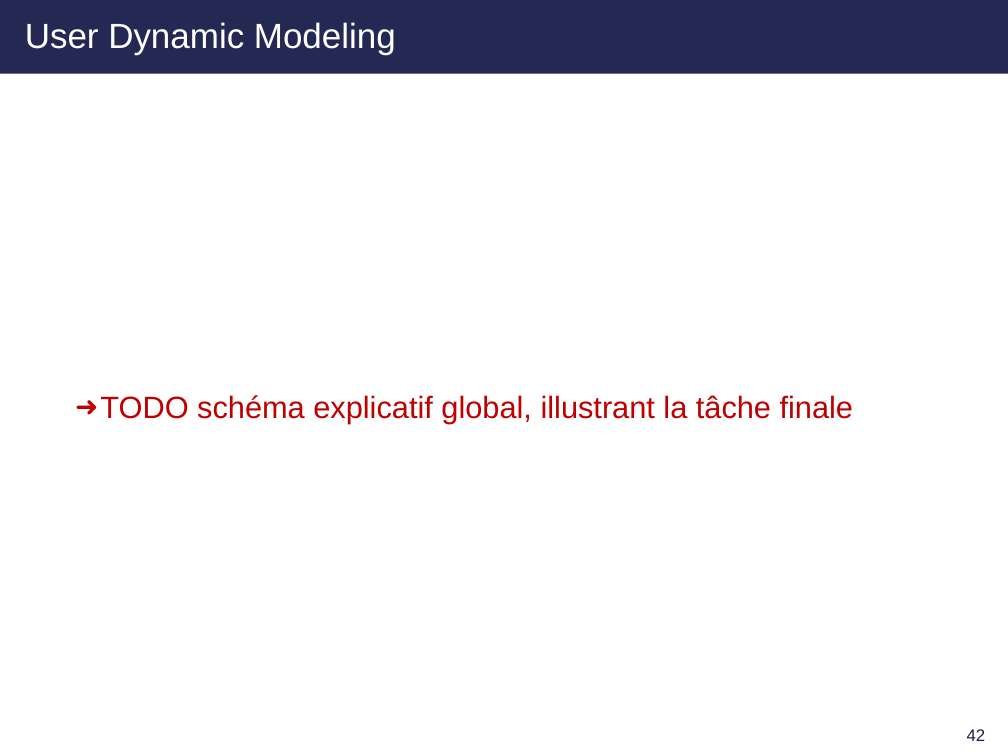
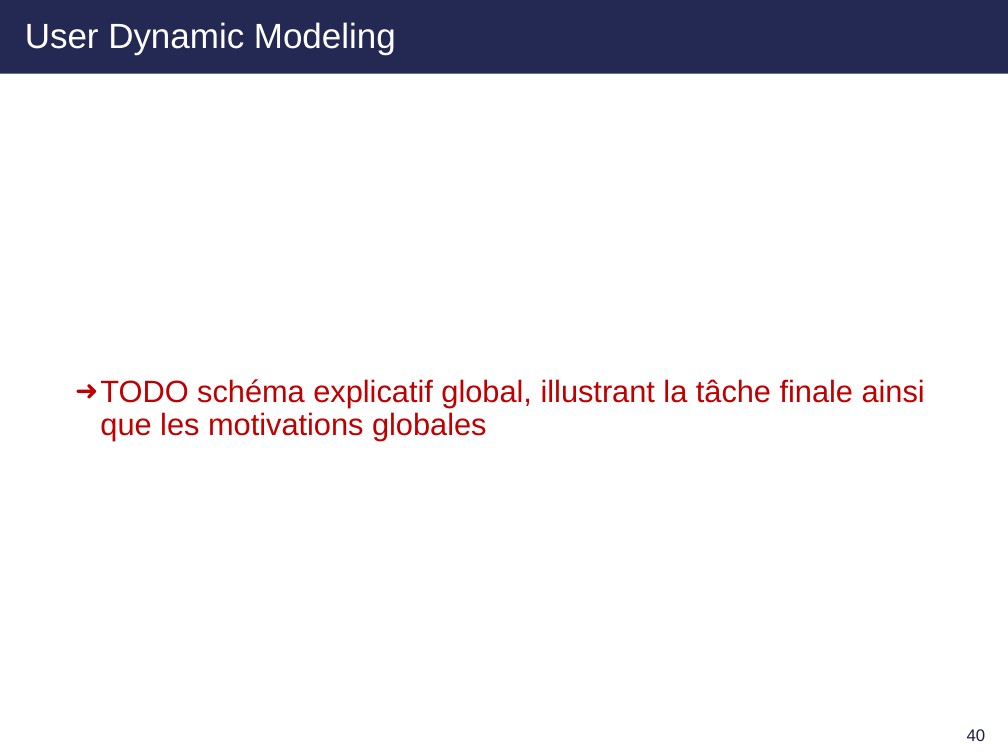
Before and after one commit to clara-gdef/defense, a slide deck: slide 41 of defense.pptx (slide 43 before the commit). Drawn at 1008x756 pixels with LibreOffice and Linux fonts; fonts in the diff are those of the drawing; background and template pictures are left out. Boxes give left, top, right and bottom in pixels: in the first picture for what was removed or moved away, otherwise in the second. Text is boxed around its words. In the diff, an @@ line names an element or a change of style, - is before the commit and + after.

```diff
--- a/defense.pptx
+++ b/defense.pptx
@@ text at (100,379,925,441): text changed @@
-➜ TODO schéma explicatif global, illustrant la tâche finale
+➜ TODO schéma explicatif global, illustrant la tâche finale ainsi que les motivations globales
@@ page number at (967,729,986,741): text changed @@
-42
+40
```
Also in this commit, not shown: 17 other slides changed, 2 slides added, 3 slides removed.
